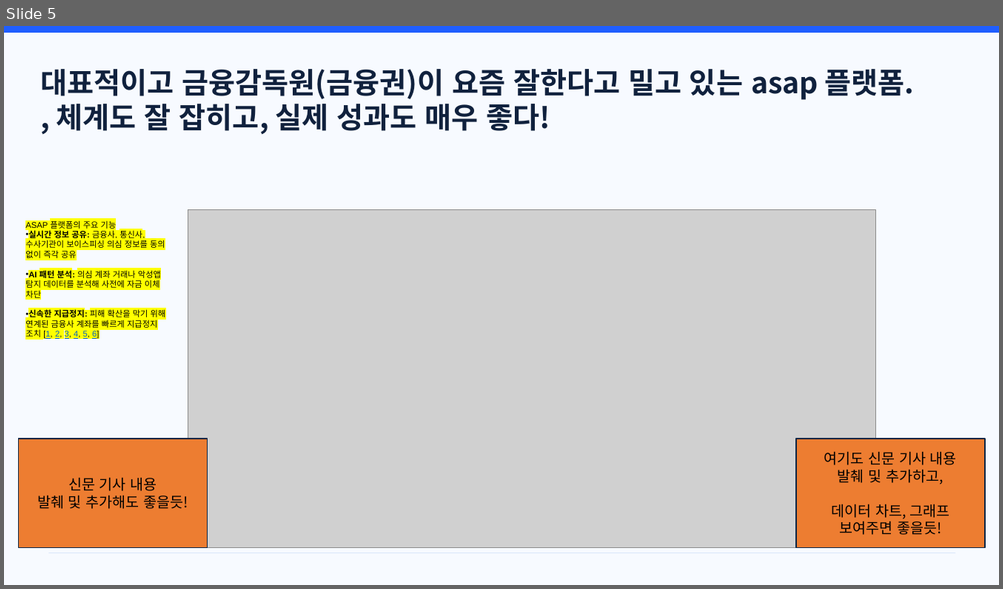
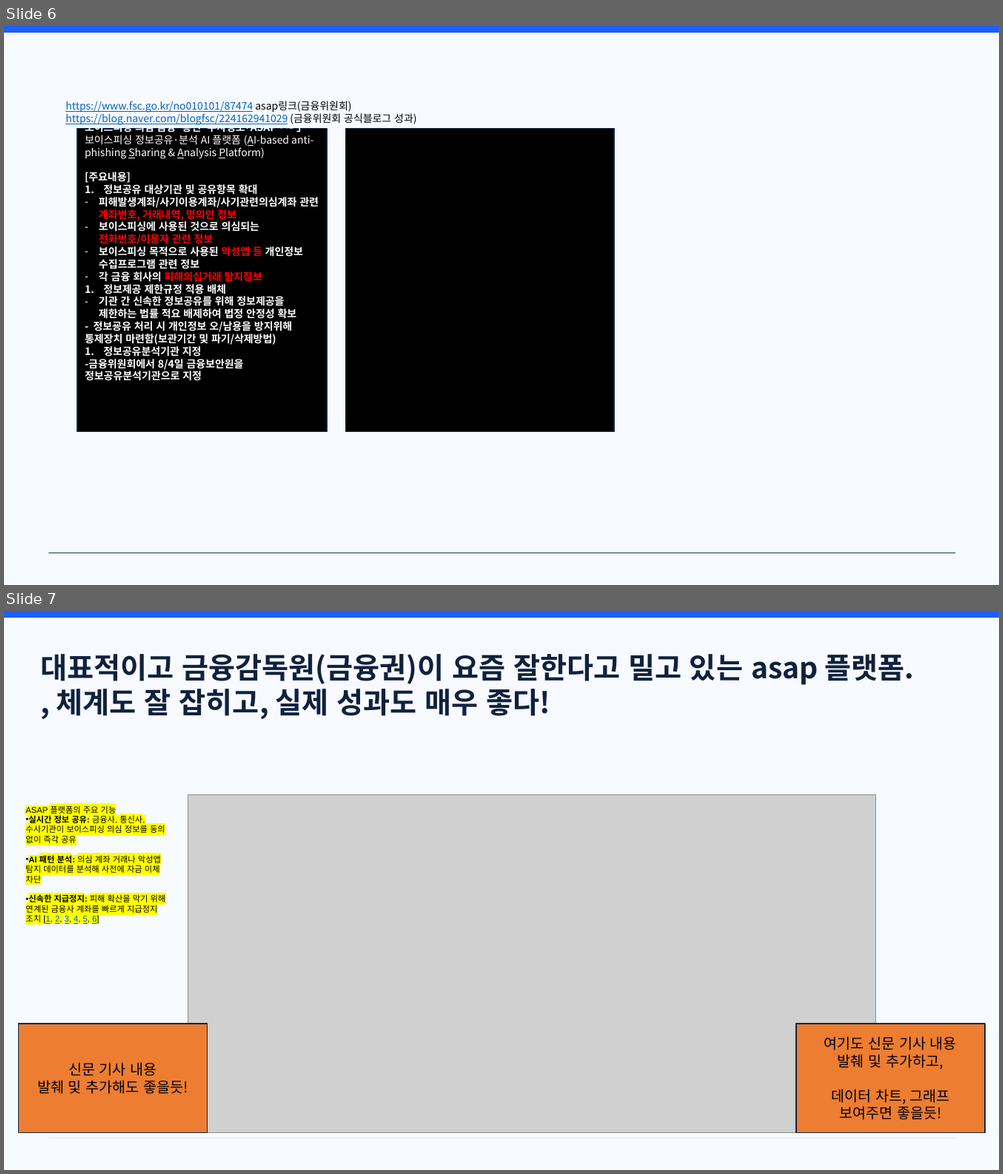
Before and after one commit to hamhj7694/AIXTeamProject2, a slide deck: 01_docs/01_proposal/01.frow/03_제안서 본작성.pptx. Shown one above the other, each under a label of ours: slide 5 before the commit, slides 6 and 7 after it. The pictures are 1003x589 and 1003x1174 pixels, drawn with LibreOffice and Linux fonts; fonts in the diff are those of the drawing; grey boxes stand for pictures. Boxes give left, top, right and bottom in pixels: in the first picture for what was removed or moved away, otherwise in the second. Text is boxed around its words. In the diff, an @@ line names an element or a change of style, - is before the commit and + after.

Commit message:
26.8.26 오후 ppt 1차 공유

```diff
--- a/01_docs/01_proposal/01.frow/03_제안서 본작성.pptx
+++ b/01_docs/01_proposal/01.frow/03_제안서 본작성.pptx
@@ slide 6 added at (4, 26, 999, 585), background #0B1F3A; not listed: 1 template element that a slide beside it also shows @@
@@ rectangle added at (4, 32, 999, 585), fill #F7FAFF @@
@@ text added at (65, 101, 416, 125), 10 pt, text #0563C1, underline @@
+https://www.fsc.go.kr/no010101/87474 asap링크(금융위원회)
+https://blog.naver.com/blogfsc/224162941029 (금융위원회 공식블로그 성과)
@@ rectangle added at (77, 129, 327, 432), fill #000000, outline #0E2746 1 pt, 10 pt, text #FFFFFF, bold @@
+보이스피싱 의심 금융·통신·수사정보｢ASAP에이샙*｣
+보이스피싱 정보공유·분석 AI 플랫폼 (AI-based anti-phishing Sharing & Analysis Platform)
+[주요내용]
+1. 정보공유 대상기관 및 공유항목 확대
+– 피해발생계좌/사기이용계좌/사기관련의심계좌 관련 계좌번호, 거래내역, 명의인 정보
+– 보이스피싱에 사용된 것으로 의심되는 전화번호/이용자 관련 정보
+– 보이스피싱 목적으로 사용된 악성앱 등 개인정보 수집프로그램 관련 정보
+– 각 금융 회사의 피해의심거래 탐지정보
+1. 정보제공 제한규정 적용 배체
+– 기관 간 신속한 정보공유를 위해 정보제공을 제한하는 법률 적요 배제하여 법정 안정성 확보
+- 정보굥유 처리 시 개인정보 오/남용을 방지위해 통제장치 마련함(보관기간 및 파기/삭제방법)
+1. 정보공유분석기관 지정
+-금융위원회에서 8/4일 금융보안원을 정보공유분석기관으로 지정
@@ rectangle added at (346, 129, 614, 432), fill #000000, outline #0E2746 1 pt @@
@@ line added from (48, 554) to (956, 554), #244465 0.8 pt @@
@@ what was slide 5 is now slide 7 @@
```
Also in this commit, not shown: 6 slides changed, 4 other slides added, 1 other file.
